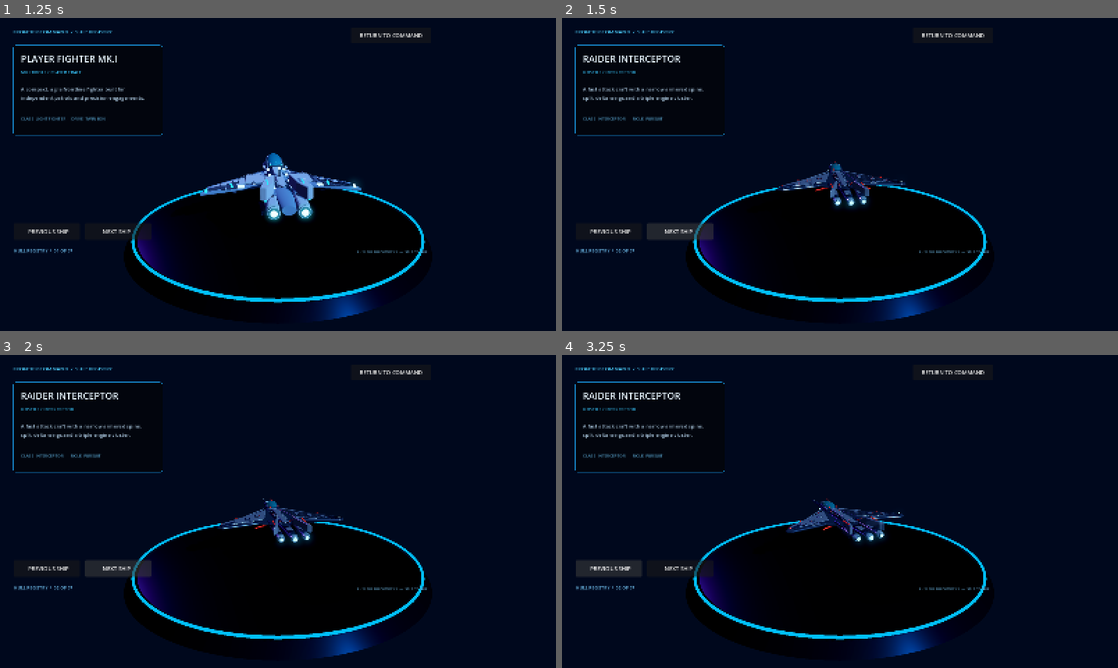
Above: before the commit, frames 1-4 (two rows, left to right).
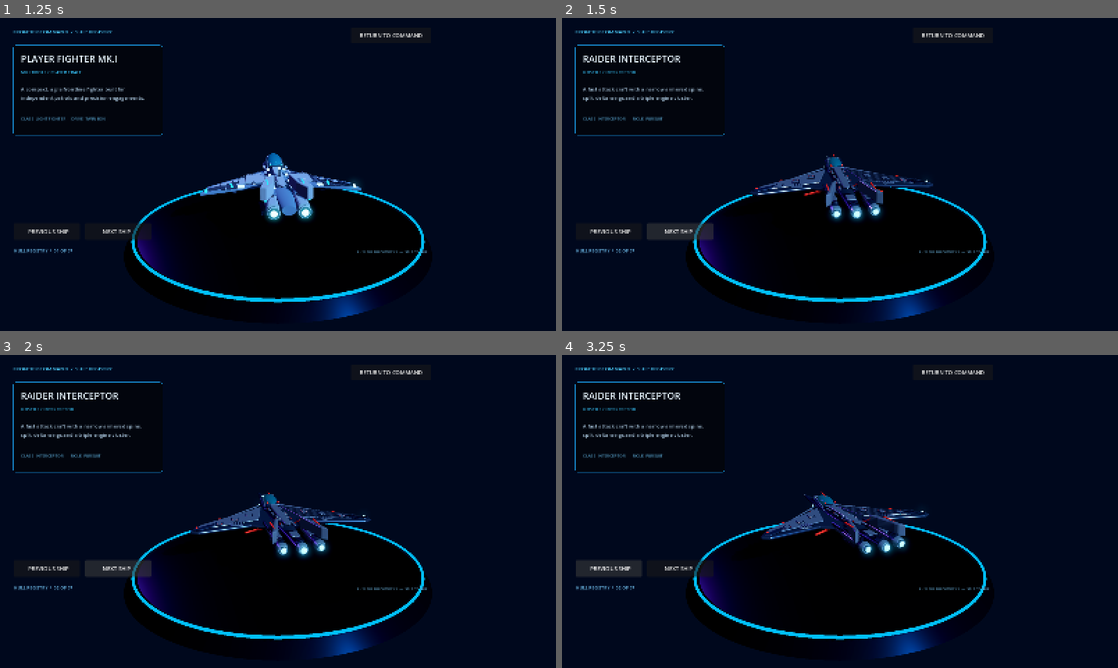
Above: after the commit, the same moments.

Repository: valdissor1990-ui/GALACTIC-FRONTIER
Game: Godot game, scene res://scenes/bootstrap/main.tscn
Two runs of this game, one before a commit and one after it. Both use one fixed random seed, a clock stepped at 60 frames per second and the inputs below.
Inputs:
- Up to frame 1 (1.25 s): click "FLEET HANGAR" at 0.5 s
- Up to frame 2 (1.5 s): click "NEXT SHIP" at 1.25 s
- Up to frame 3 (2 s): no input
- Up to frame 4 (3.25 s): click "NEXT SHIP" at 2 s; click "PREVIOUS SHIP" at 2.75 s

Frame 1 is identical in both runs. In frame 2, 2.0% of the frame differs, in the area x 33-67%, y 43-66%; in frame 3, 2.0%; in frame 4, 2.1%, in the area x 35-66%, y 43-65%.

Commit message:
Match Raider interceptor showroom scale to player fighter

Diff:
--- a/scripts/ui/fleet_hangar.gd
+++ b/scripts/ui/fleet_hangar.gd
@@ -5,7 +5,7 @@
 const RUNTIME_GLTF_SCRIPT: Script = preload("res://scripts/visual/runtime_gltf_model.gd")
 const SHIPS := [
 	{"name": "PLAYER FIGHTER MK.I", "role": "MULTIROLE / PLAYER CRAFT", "path": "res://assets/models/ships/player_fighter. …(184 unchanged characters)…
-	{"name": "RAIDER INTERCEPTOR", "role": "HOSTILE / INTERCEPTOR", "path": "res://assets/models/ships/enemy_fighter.glb", "scale": 0.30, "description": "A fast attack craft with a narrow armored spine, split-delta wings and a triple engine cluster.", "specs": "CLASS  INTERCEPTOR       ROLE  PURSUIT"},
+	{"name": "RAIDER INTERCEPTOR", "role": "HOSTILE / INTERCEPTOR", "path": "res://assets/models/ships/enemy_fighter.glb", "scale": 0.42, "description": "A fast attack craft with a narrow armored spine, split-delta wings and a triple engine cluster.", "specs": "CLASS  INTERCEPTOR       ROLE  PURSUIT"},
 	{"name": "AEGIS HEAVY FIGHTER", "role": "HEAVY / SPACE SUPERIORITY", "path": "res://assets/models/ships/heavy_fighter. …(195 unchanged characters)…
 	{"name": "BASTION BOMBER", "role": "STRIKE / ORDNANCE", "path": "res://assets/models/ships/bomber.glb", "scale": 0.28, "description": "A broad strike platform carrying internal payload bays and remote defensive turrets.", "specs": "CLASS  BOMBER            PAYLOAD  INTERNAL"},
 	{"name": "MULE CARGO HAULER", "role": "CIVILIAN / LOGISTICS", "path": "res://assets/models/ships/cargo_hauler.glb", "s …(189 unchanged characters)…
